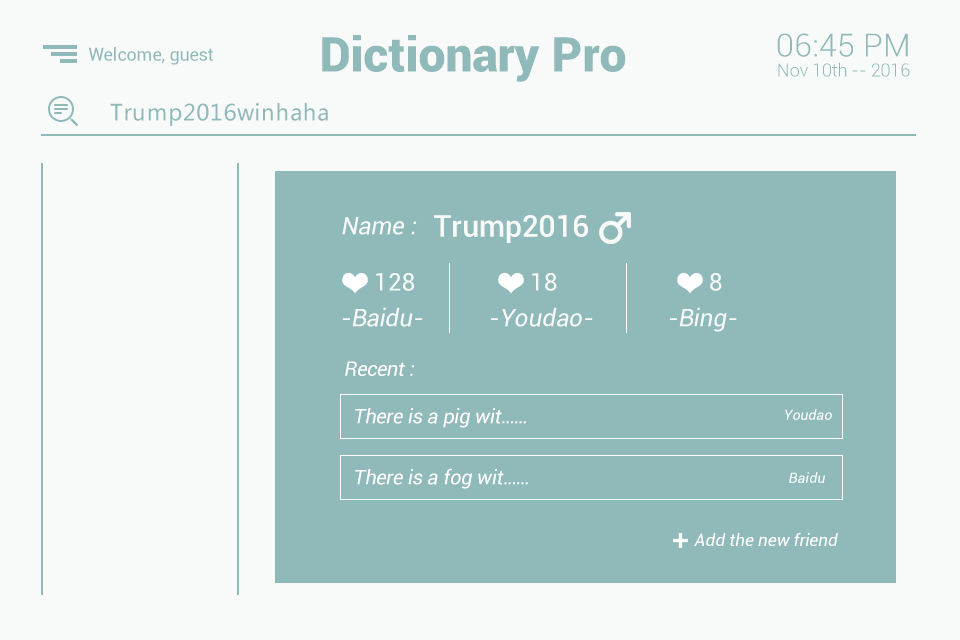
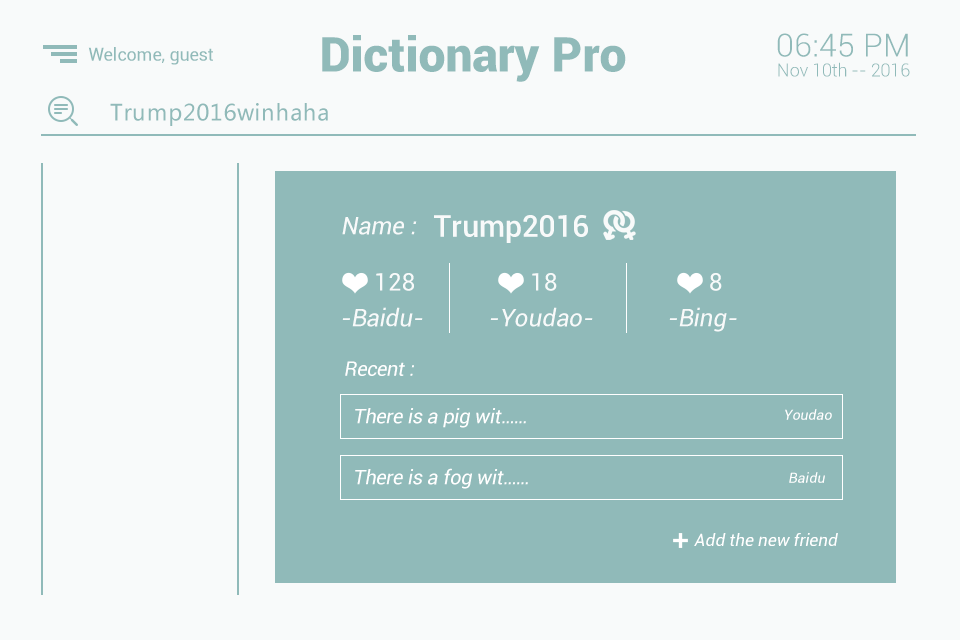
Layers edited between the first and the second 960px x 640px image:
added layer "图层 15" in group "success" over [603, 210, 636, 240]
hid "图层 13" over [599, 212, 631, 244]
